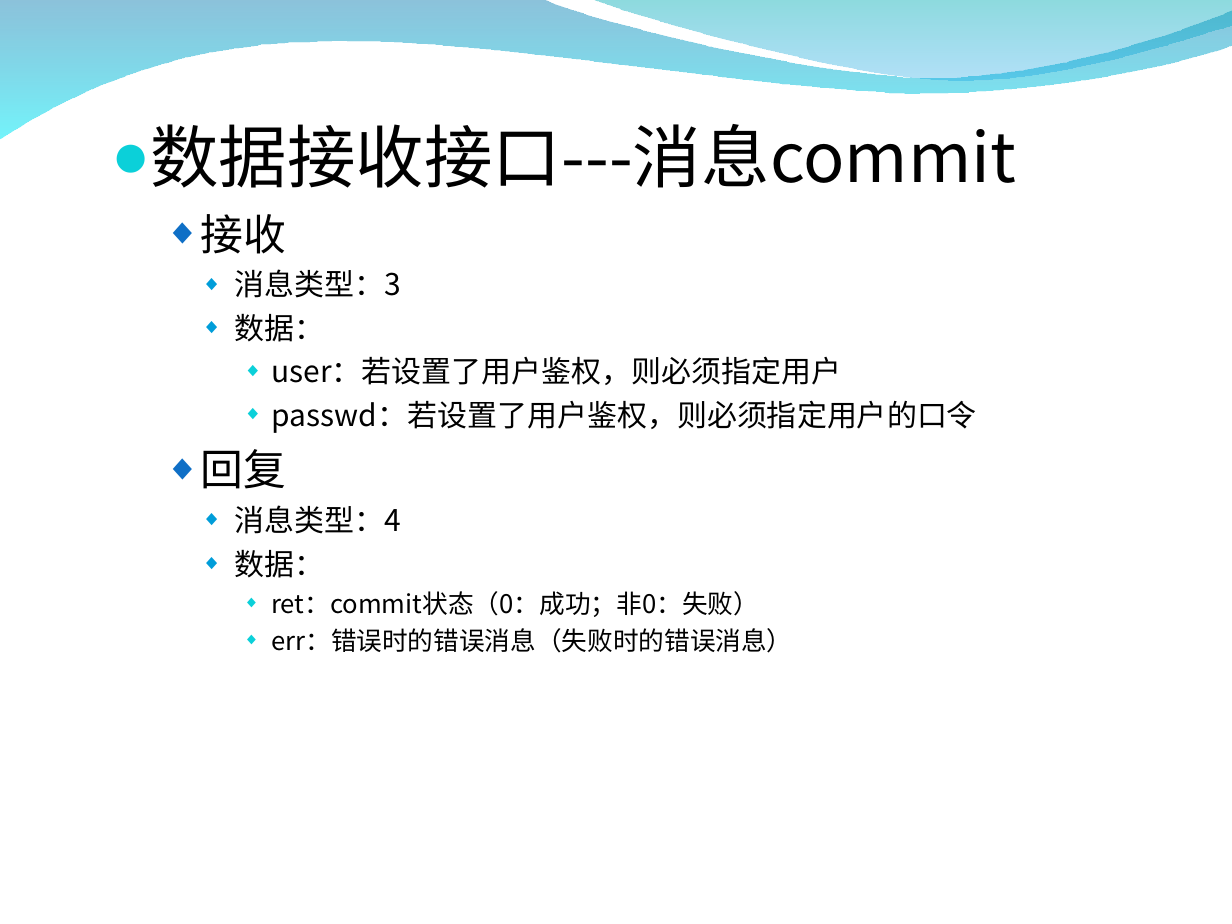
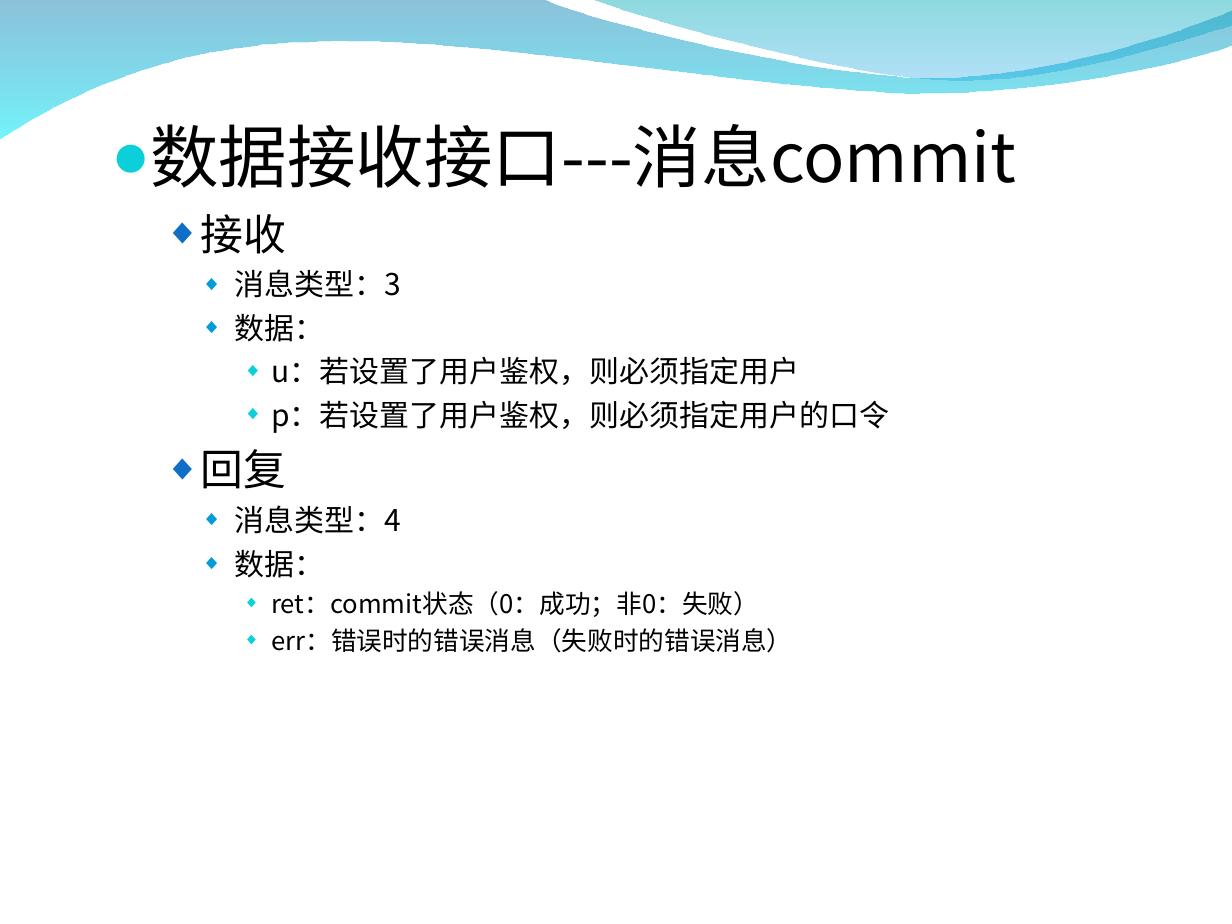
Before and after one commit to zxf1864/cwinux-mq, a slide deck: slide 15 of mq/doc/mq_introduce.ppt. Drawn at 1232x924 pixels with LibreOffice and Linux fonts; fonts in the diff are those of the drawing; background and template pictures are left out. Boxes give left, top, right and bottom in pixels: in the first picture for what was removed or moved away, otherwise in the second. Text is boxed around its words. In the diff, an @@ line names an element or a change of style, - is before the commit and + after.

```diff
--- a/mq/doc/mq_introduce.ppt
+++ b/mq/doc/mq_introduce.ppt
@@ text at bbox=[271, 356, 890, 433]: text changed @@
-      ◆ user：若设置了用户鉴权，则必须指定用户
-      ◆ passwd：若设置了用户鉴权，则必须指定用户的口令
+      ◆ u：若设置了用户鉴权，则必须指定用户
+      ◆ p：若设置了用户鉴权，则必须指定用户的口令
```
Also in this commit, not shown: 13 other slides changed, 2 slides added, 1 slide removed, 1 other file.
